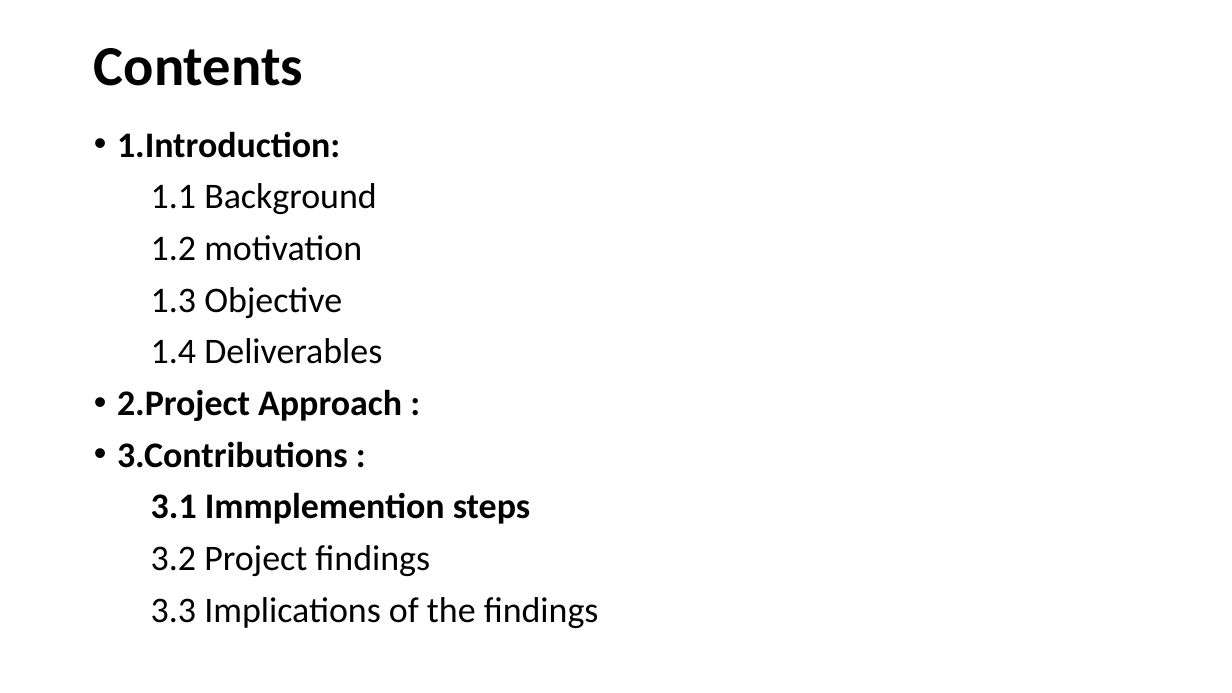
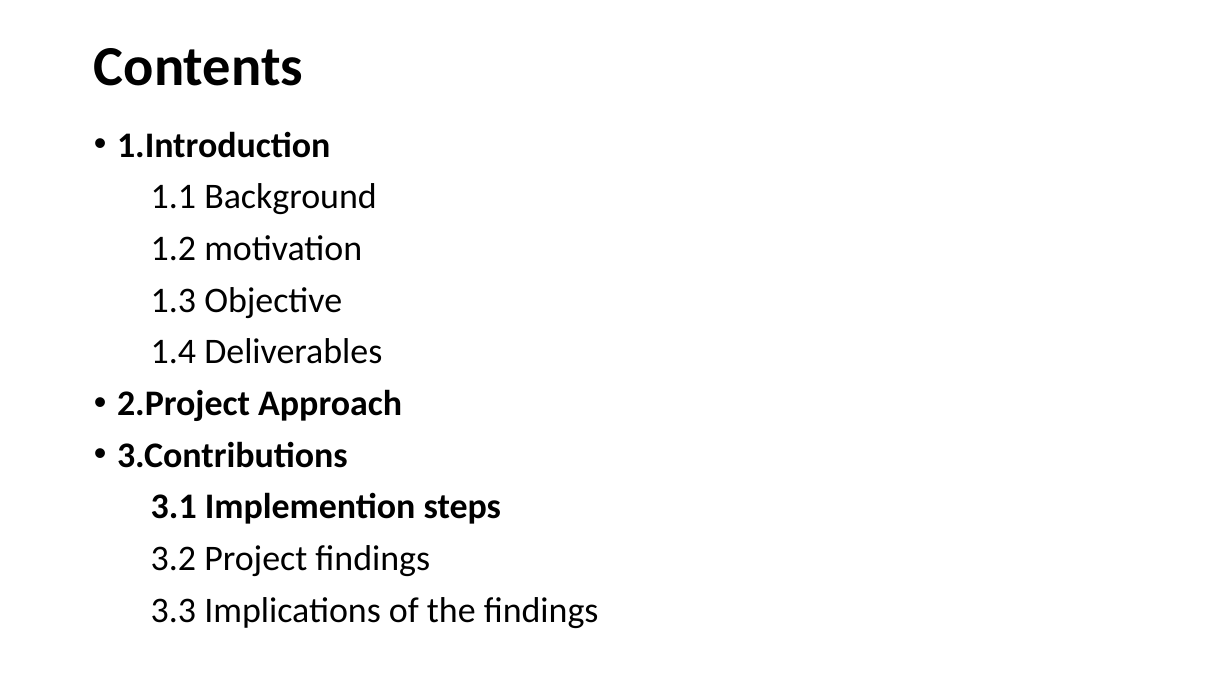
Before and after one commit to Rena-zhou/IFN702, a slide deck: slide 3 of Project presentation (presentation)- zhiying.pptx. Drawn at 1232x693 pixels with LibreOffice and Linux fonts; fonts in the diff are those of the drawing. Boxes give left, top, right and bottom in pixels: in the first picture for what was removed or moved away, otherwise in the second. Text is boxed around its words. In the diff, an @@ line names an element or a change of style, - is before the commit and + after.

```diff
--- a/Project presentation (presentation)- zhiying.pptx
+++ b/Project presentation (presentation)- zhiying.pptx
@@ text at box(117, 131, 330, 158): text changed @@
-• 1.Introduction:
+• 1.Introduction
@@ text at box(117, 389, 501, 524): text changed @@
-• 2.Project Approach :
-• 3.Contributions :
-3.1 Immplemention steps
+• 2.Project Approach
+• 3.Contributions
+3.1 Implemention steps
```
Also in this commit, not shown: 6 other slides changed.
